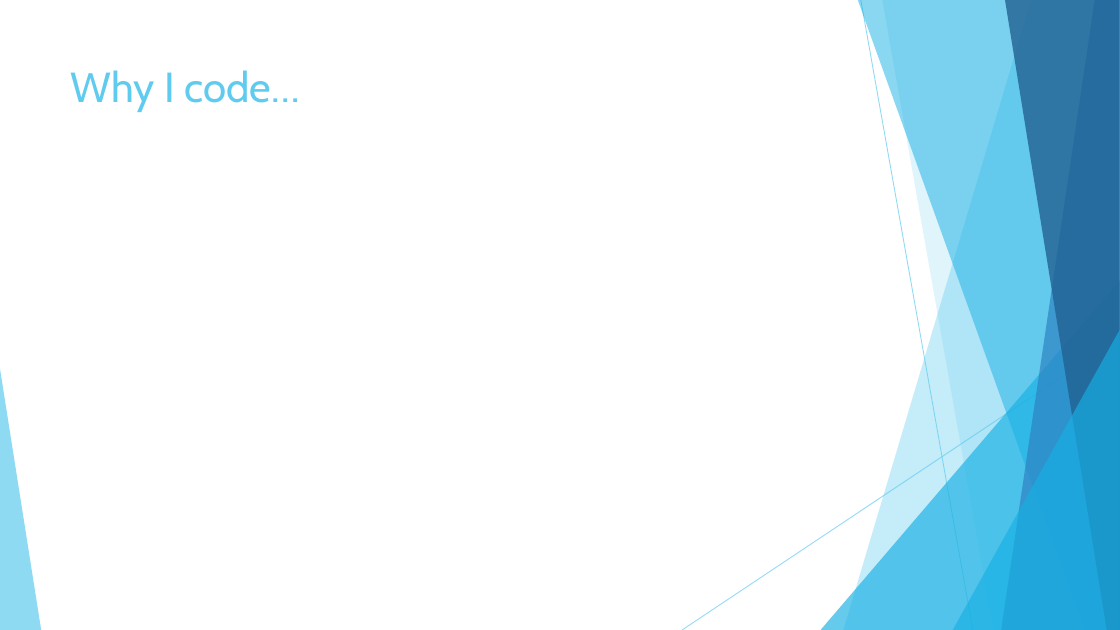
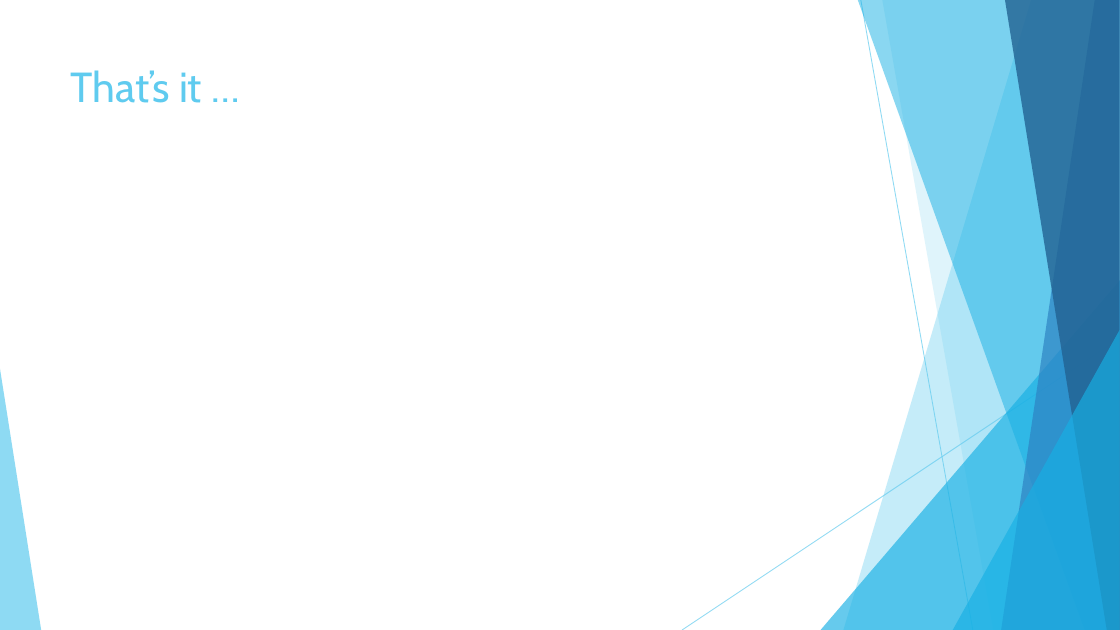
Before and after one commit to pulcher/EventBetter, a slide deck: slide 5 of eventBetter.pptx. Drawn at 1120x630 pixels with LibreOffice and Linux fonts; fonts in the diff are those of the drawing. Boxes give left, top, right and bottom in pixels: in the first picture for what was removed or moved away, otherwise in the second. Text is boxed around its words. In the diff, an @@ line names an element or a change of style, - is before the commit and + after.

```diff
--- a/eventBetter.pptx
+++ b/eventBetter.pptx
@@ title at (71, 70, 202, 103): text changed @@
-Why I code…
+That’s it …
```
Also in this commit, not shown: 1 other slide changed.
